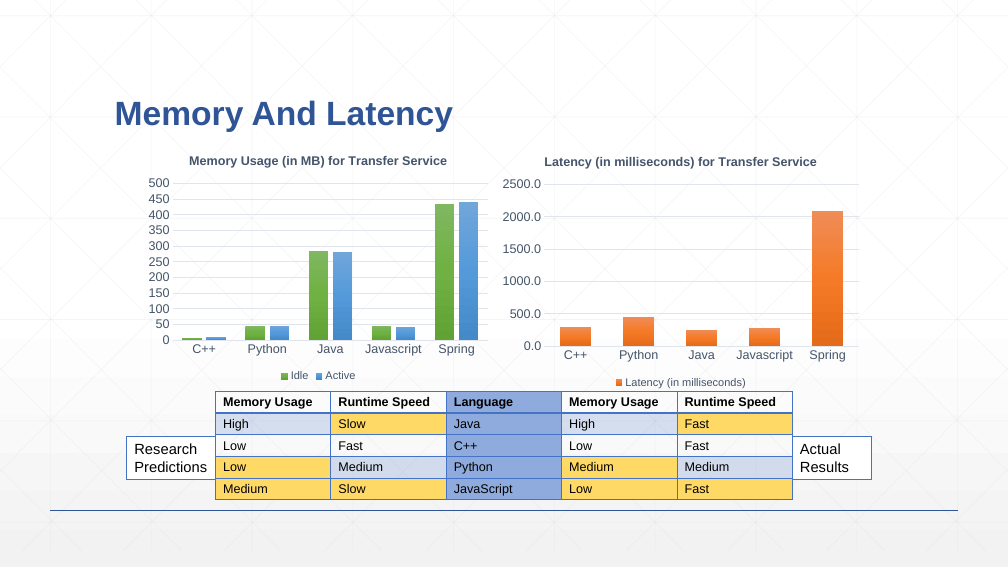
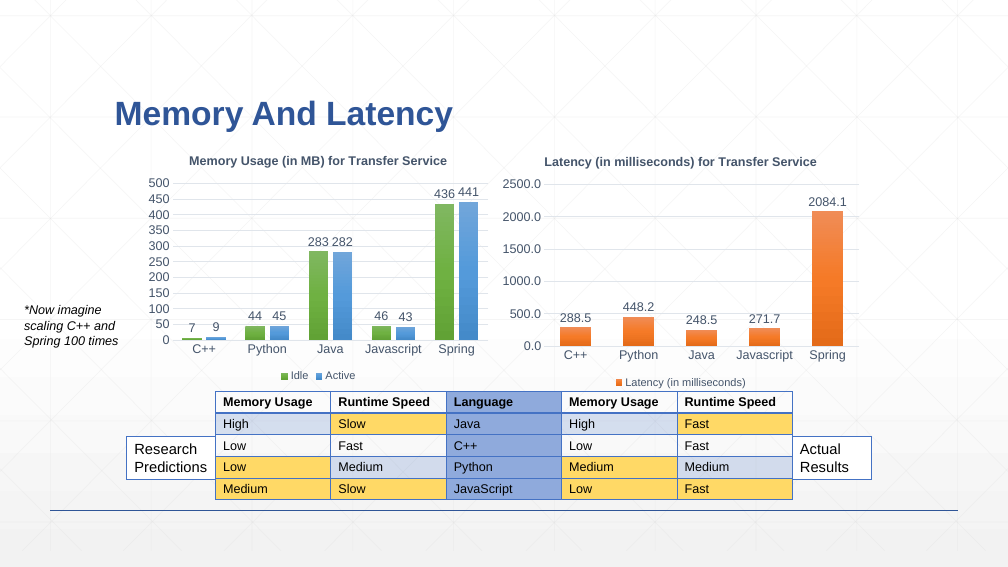
Before and after one commit to lexibrown/Skydot, a slide deck: slide 17 of documentation/presentation.pptx. Drawn at 1008x567 pixels with LibreOffice and Linux fonts; fonts in the diff are those of the drawing. Boxes give left, top, right and bottom in pixels: in the first picture for what was removed or moved away, otherwise in the second. Text is boxed around its words. In the diff, an @@ line names an element or a change of style, - is before the commit and + after.

Commit message:
changes

```diff
--- a/documentation/presentation.pptx
+++ b/documentation/presentation.pptx
@@ column chart at (141, 142, 495, 386) @@
-Idle: 10, 40, 280, 50, 440
+Idle: 7, 44, 283, 46, 436
@@ data labels of Idle added @@
-Active: 10, 40, 280, 40, 440
+Active: 9, 45, 282, 43, 441
@@ data labels of Active added @@
@@ column chart at (495, 143, 867, 392) @@
-Latency (in milliseconds): 290, 450, 250, 270, 2080
+Latency (in milliseconds): 288.5, 448.2, 248.5, 271.6, 2084.1
@@ data labels of Latency (in milliseconds) added @@
@@ text added at (24, 305, 118, 348), 12 pt, text #000000, italic @@
+*Now imagine scaling C++ and Spring 100 times
```
Also in this commit, not shown: 1 other slide changed.
